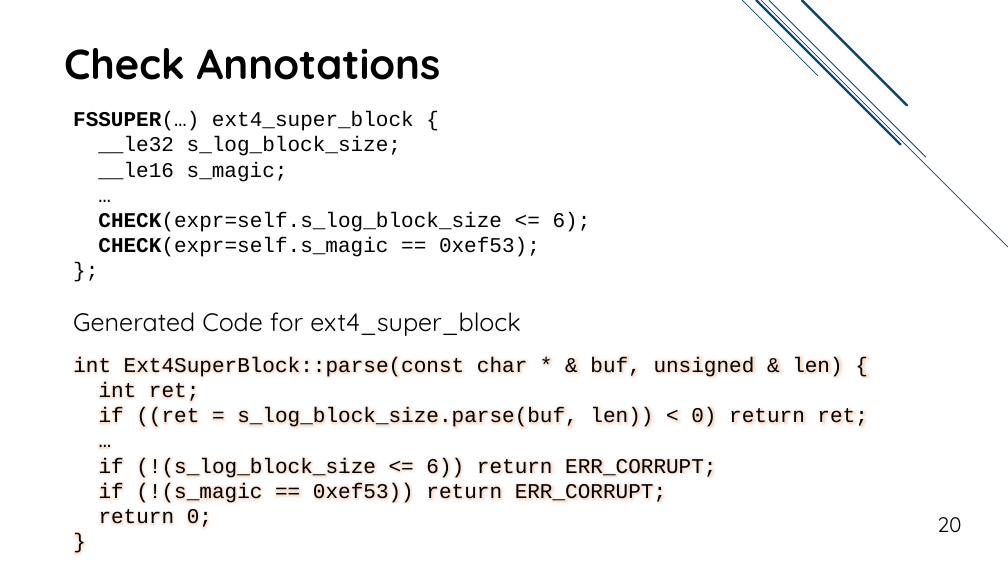
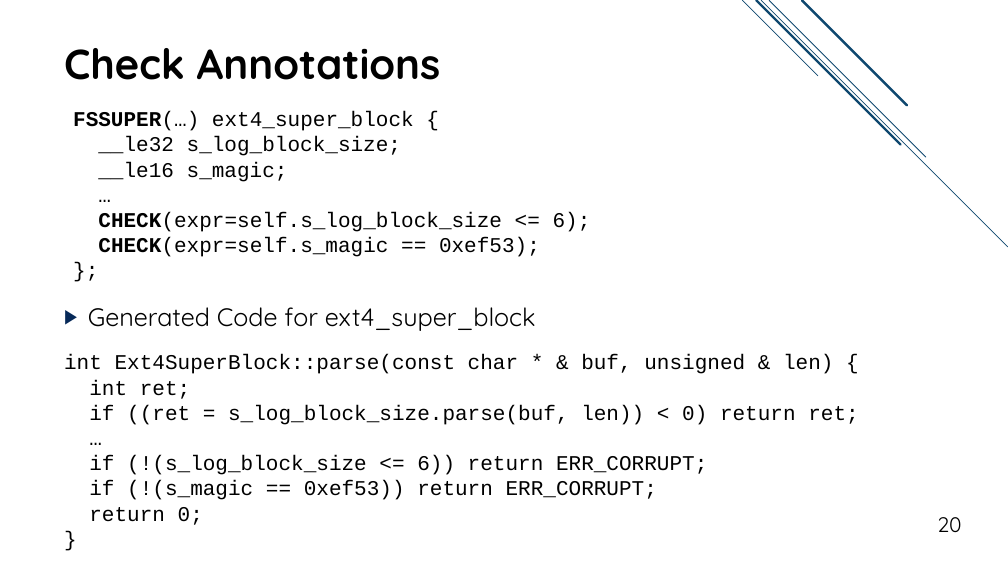
Before and after one commit to jacksun007/spiffy-paper, a slide deck: slide 20 of talk/spiffy_talk.pptx. Drawn at 1008x567 pixels with LibreOffice and Linux fonts; fonts in the diff are those of the drawing. Boxes give left, top, right and bottom in pixels: in the first picture for what was removed or moved away, otherwise in the second. Text is boxed around its words. In the diff, an @@ line names an element or a change of style, - is before the commit and + after.

```diff
--- a/talk/spiffy_talk.pptx
+++ b/talk/spiffy_talk.pptx
@@ text "Generated Code for ext4_super_block" moved from (x1=73, y1=312, x2=521, y2=336) to (x1=88, y1=307, x2=536, y2=331) @@
@@ text "Generated Code for ext4_super_block" at (x1=88, y1=307, x2=536, y2=331): bullet none to ▶; more space between paragraphs @@
@@ text "int Ext4SuperBlock::parse(const char * & ..." moved from (x1=73, y1=357, x2=867, y2=527) to (x1=64, y1=354, x2=858, y2=525) @@
```
Also in this commit, not shown: 11 other slides changed, 5 slides added.
